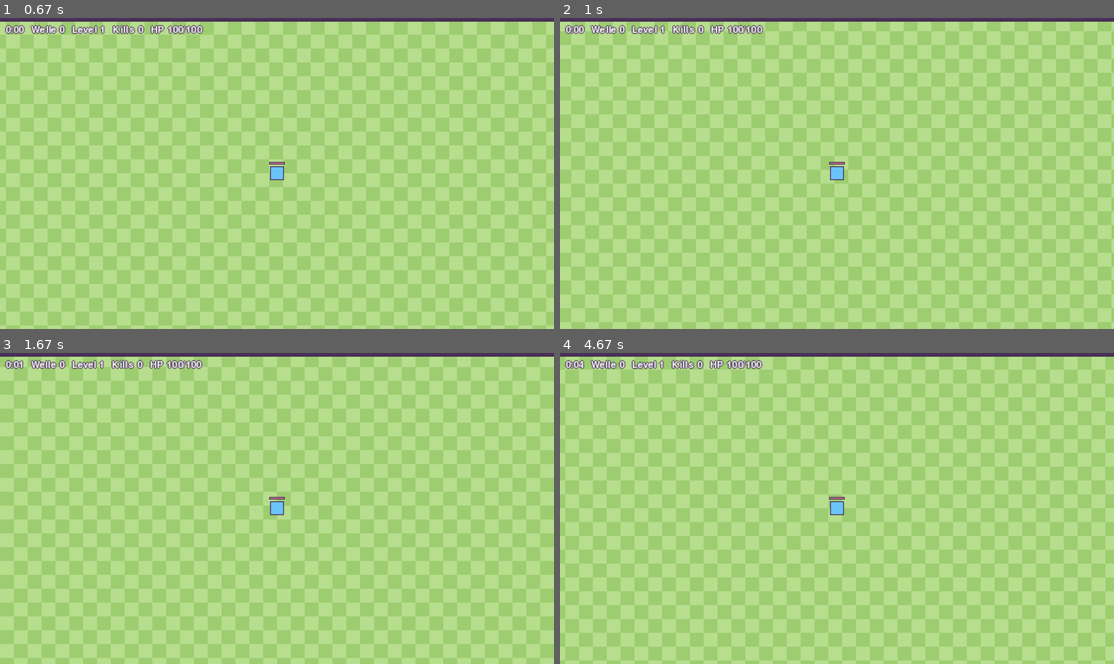
Above: before the commit, frames 1-4 (two rows, left to right).
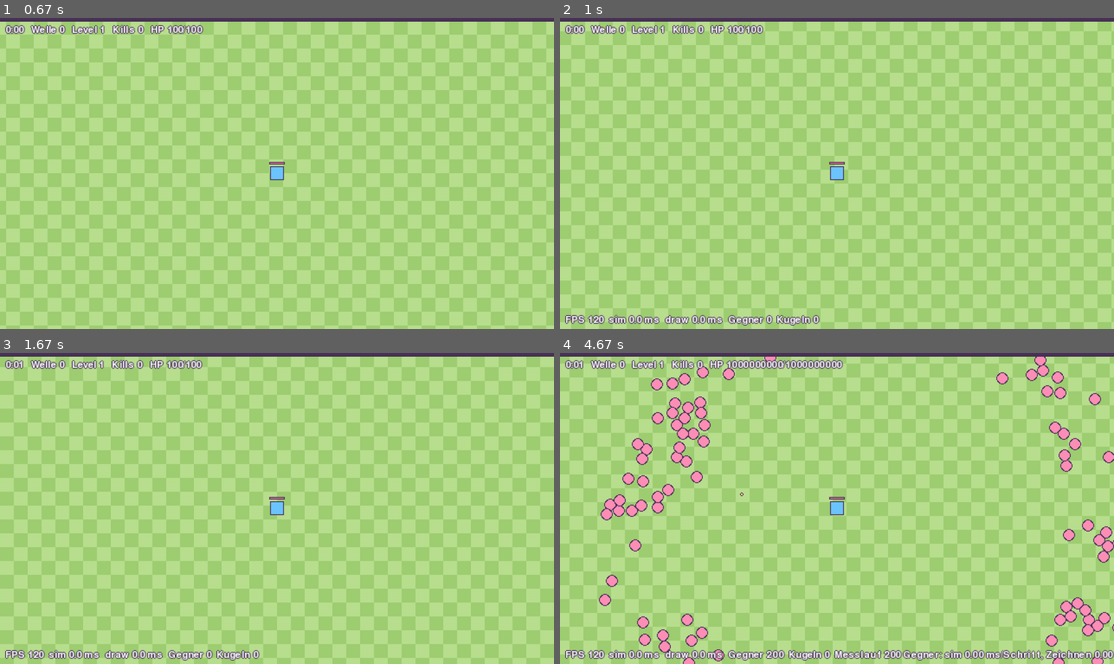
Above: after the commit, the same moments.

Repository: hannes-vnz/last_bean_standing
Game: pygame game, started from src/lastbean/__main__.py
Two runs of this game, one before a commit and one after it. Both use one fixed random seed, a clock stepped at 60 frames per second and the inputs below.
Inputs:
- Up to frame 1 (0.67 s): hold Right from 0.33 s (still down)
- Up to frame 2 (1 s): release Right at 0.8 s; hold F3 from 0.83 s (still down); hold Up from 0.83 s (still down)
- Up to frame 3 (1.67 s): release F3 at 1.13 s; release Up at 1.13 s; hold Up 1.17-1.47 s; hold Right from 1.5 s (still down)
- Up to frame 4 (4.67 s): release Right at 1.97 s; hold F5 2-2.53 s; hold Left 2-2.53 s; hold Left 2.57-3.1 s; hold Down 3.13-3.43 s; hold F4 3.47-3.87 s; hold Left 3.47-3.87 s; hold Left 3.9-4.3 s; hold Up from 4.33 s (still down)

Frame 1 is identical in both runs. In frame 2, 1.0% of the frame differs, in the area x 0-47%, y 95-100%; in frame 3, 1.0%; in frame 4, 46%, in the area x 0-100%, y 1-100%.

Commit message:
Web early test: pygbag build script, browser entry, timing overlay and benchmark keys, GitHub Pages workflow

Diff:
--- a/pyproject.toml
+++ b/pyproject.toml
@@ -13,6 +13,7 @@
 
 [project.optional-dependencies]
 dev = ["pytest>=8", "ruff>=0.5"]
+web = ["pygbag==0.9.3"]
 
 [project.scripts]
 lastbean = "lastbean.__main__:main"
--- a/src/lastbean/app.py
+++ b/src/lastbean/app.py
@@ -1,12 +1,18 @@
 """Game window and main loop.
 
 Fixed simulation step of 1/60 s with an accumulator; rendering runs once per frame.
-The loop is async with `await asyncio.sleep(0)` so it can later run in the browser (pygbag).
+The loop is async with `await asyncio.sleep(0)` so it also runs in the browser (pygbag).
+
+Debug keys: F3 shows frame timings, F4 switches to a stress test (200 enemies, player cannot die),
+F5 runs a synchronous benchmark (independent of the browser frame rate) and shows the result with F3.
 """
 
 from __future__ import annotations
 
 import asyncio
+import dataclasses
+import sys
+import time
 
 import pygame
 
@@ -15,6 +21,8 @@
 from .sim import DT, PlayerInput, World, WorldConfig
 
 MAX_STEPS_PER_FRAME = 5  # avoid the spiral of death after a stall
+WEB = sys.platform == "emscripten"
+STRESS_ENEMIES = 200
 
 
 def read_input(player_id: int = 0) -> PlayerInput:
@@ -37,42 +45,114 @@
     return None
 
 
+def benchmark(content, renderer: Renderer, enemies: int = STRESS_ENEMIES, ticks: int = 600) -> str:
+    """Simulate `ticks` steps with `enemies` alive and draw 120 frames; report ms per step and per frame."""
+    world = World(1, stress_config(WorldConfig.from_content(content), enemies))
+    for _ in range(180):  # fill the arena first
+        world.step([PlayerInput(0, choice=0)])
+    t0 = time.perf_counter()
+    for i in range(ticks):
+        world.step([PlayerInput(0, 1 if (i // 60) % 2 else -1, 0, choice=0)])
+    sim = (time.perf_counter() - t0) / ticks
+    t1 = time.perf_counter()
+    for _ in range(120):
+        renderer.draw(world.snapshot())
+    draw = (time.perf_counter() - t1) / 120
+    return f"Messlauf {len(world.enemies)} Gegner: sim {sim * 1000:.2f} ms/Schritt, Zeichnen {draw * 1000:.2f} ms/Bild"
+
+
+def stress_config(config: WorldConfig, enemies: int = STRESS_ENEMIES) -> WorldConfig:
+    immortal = dataclasses.replace(config.character, hp=10**9)
+    return dataclasses.replace(config, character=immortal, enemy_target=enemies)
+
+
+class FrameTimer:
+    """Rolling averages of simulation time, drawing time and frame time, for the F3 overlay."""
+
+    def __init__(self, n: int = 60) -> None:
+        self.n = n
+        self.samples: dict[str, list[float]] = {"sim": [], "draw": [], "frame": []}
+
+    def add(self, **values: float) -> None:
+        for key, v in values.items():
+            lst = self.samples[key]
+            lst.append(v)
+            if len(lst) > self.n:
+                lst.pop(0)
+
+    def ms(self, key: str) -> float:
+        lst = self.samples[key]
+        return 1000 * sum(lst) / max(1, len(lst))
+
+    def text(self, world: World) -> str:
+        frame = self.ms("frame")
+        fps = 1000 / frame if frame > 0 else 0
+        return (
+            f"FPS {fps:.0f}  sim {self.ms('sim'):.1f} ms  draw {self.ms('draw'):.1f} ms  "
+            f"Gegner {len(world.enemies)}  Kugeln {len(world.orbs)}"
+        )
+
+
 async def run(seed: int = 1, max_frames: int | None = None) -> World:
     """Open the window and play. `max_frames` stops after that many frames (smoke tests)."""
     content = load_content()
     pygame.init()
     pygame.display.set_caption("Last Bean Standing")
-    window = pygame.display.set_mode((CANVAS_W * 2, CANVAS_H * 2), pygame.RESIZABLE)
+    window = pygame.display.set_mode((CANVAS_W * 2, CANVAS_H * 2), 0 if WEB else pygame.RESIZABLE)
     renderer = Renderer(content)
-    config = WorldConfig.from_content(content)
+    normal = WorldConfig.from_content(content)
+    config = normal
     world = World(seed, config)
     clock = pygame.time.Clock()
+    timer, show_timings, bench_result = FrameTimer(), False, ""
     acc, frames, running, choice = 0.0, 0, True, None
+    last = time.perf_counter()
     try:
         while running:
             for event in pygame.event.get():
-                if event.type == pygame.QUIT or (event.type == pygame.KEYDOWN and event.key == pygame.K_ESCAPE):
+                if event.type == pygame.QUIT or (
+                    not WEB and event.type == pygame.KEYDOWN and event.key == pygame.K_ESCAPE
+                ):
                     running = False
-                elif event.type == pygame.KEYDOWN and event.key == pygame.K_r and world.over:
+                elif event.type != pygame.KEYDOWN:
+                    continue
+                elif event.key == pygame.K_F3:
+                    show_timings = not show_timings
+                elif event.key == pygame.K_F5:
+                    bench_result = benchmark(content, renderer)
+                    print(bench_result)
+                    show_timings, last = True, time.perf_counter()
+                elif event.key == pygame.K_F4:
+                    config = normal if config is not normal else stress_config(normal)
+                    world, acc = World(seed, config), 0.0
+                elif event.key == pygame.K_r and world.over:
                     seed += 1
                     world, acc = World(seed, config), 0.0
-                elif event.type == pygame.KEYDOWN and world.paused:
+                elif world.paused:
                     choice = card_choice(event.key, renderer)
-            acc += min(clock.tick(120) / 1000.0, DT * MAX_STEPS_PER_FRAME)
+            acc += min(clock.tick(60 if WEB else 120) / 1000.0, DT * MAX_STEPS_PER_FRAME)
+            t0 = time.perf_counter()
             if world.paused:
                 acc = 0.0
                 if choice is not None:
                     world.step([PlayerInput(0, choice=choice)])
                     renderer.selected = 0
+                elif config is not normal:
+                    world.step([PlayerInput(0, choice=0)])  # stress test picks automatically
             else:
                 inputs = [read_input(0)]
                 while acc >= DT and not world.paused:
                     world.step(inputs)
                     acc -= DT
             choice = None
-            renderer.draw(world.snapshot())
+            t1 = time.perf_counter()
+            debug = f"{timer.text(world)}  {bench_result}" if show_timings else None
+            renderer.draw(world.snapshot(), debug=debug)
             renderer.present(window)
             pygame.display.flip()
+            t2 = time.perf_counter()
+            timer.add(sim=t1 - t0, draw=t2 - t1, frame=t2 - last)
+            last = t2
             frames += 1
             if max_frames is not None and frames >= max_frames:
                 running = False
--- a/src/lastbean/data/loader.py
+++ b/src/lastbean/data/loader.py
@@ -35,7 +35,17 @@
     WorkshopItem,
 )
 
-DATA_DIR = Path(__file__).resolve().parents[3] / "data"
+
+def _find_data_dir() -> Path:
+    """`data/` next to `src/` in the repo, or next to the `lastbean` package in the web build."""
+    here = Path(__file__).resolve()
+    for base in (here.parents[3], here.parents[2]):
+        if (base / "data" / "balance.json").is_file():
+            return base / "data"
+    return here.parents[3] / "data"
+
+
+DATA_DIR = _find_data_dir()
 DATA_FILES = (
     "balance", "biomes", "bosses", "challenges", "characters", "elite", "mobs",
     "modes", "shop", "shrines", "skins", "style", "swarm", "upgrades",
--- a/src/lastbean/render/renderer.py
+++ b/src/lastbean/render/renderer.py
@@ -64,7 +64,7 @@
         self.font = pygame.font.Font(None, 16)
         self.big_font = pygame.font.Font(None, 32)
 
-    def draw(self, snap: Snapshot, focus_player: int = 0) -> pygame.Surface:
+    def draw(self, snap: Snapshot, focus_player: int = 0, debug: str | None = None) -> pygame.Surface:
         c = self.canvas
         c.fill(self.void)
         focus = next((p for p in snap.players if p.player_id == focus_player), snap.players[0])
@@ -112,6 +112,8 @@
                 c.set_at((sx, sy), self.shot_core)
 
         self._draw_hud(snap, focus)
+        if debug:
+            self._text(debug, (6, CANVAS_H - 16))
         if focus.offer and not snap.over:
             self._draw_offer(focus)
         if snap.over:
--- /dev/null
+++ b/tools/build_web.py
@@ -0,0 +1,44 @@
+"""Build the browser version with pygbag.
+
+Usage: python tools/build_web.py [--serve]
+Stages web/main.py, src/lastbean and data/ in build/web-src and runs pygbag there.
+The result is build/web-src/build/web (index.html plus the packed game), ready for GitHub Pages.
+`--serve` starts pygbag's local test server on http://localhost:8000 instead of only building.
+"""
+
+from __future__ import annotations
+
+import argparse
+import shutil
+import subprocess
+import sys
+from pathlib import Path
+
+ROOT = Path(__file__).resolve().parents[1]
+STAGE = ROOT / "build" / "web-src"
+
+
+def stage() -> None:
+    if STAGE.exists():
+        shutil.rmtree(STAGE)
+    STAGE.mkdir(parents=True)
+    shutil.copy(ROOT / "web" / "main.py", STAGE / "main.py")
+    ignore = shutil.ignore_patterns("__pycache__", "*.pyc")
+    shutil.copytree(ROOT / "src" / "lastbean", STAGE / "lastbean", ignore=ignore)
+    shutil.copytree(ROOT / "data", STAGE / "data", ignore=ignore)
+    # Optional extras (RL, bots) stay out of the web build when they grow dependencies.
+
+
+def main() -> None:
+    ap = argparse.ArgumentParser()
+    ap.add_argument("--serve", action="store_true")
+    args = ap.parse_args()
+    stage()
+    cmd = [sys.executable, "-m", "pygbag", "--title", "Last Bean Standing"]
+    cmd += [] if args.serve else ["--build"]
+    subprocess.run([*cmd, str(STAGE)], check=True, cwd=ROOT)
+    print("web build:", STAGE / "build" / "web")
+
+
+if __name__ == "__main__":
+    main()
--- /dev/null
+++ b/web/main.py
@@ -0,0 +1,9 @@
+"""Browser entry point for pygbag. `python tools/build_web.py` copies this next to the package and data."""
+
+import asyncio
+
+import pygame  # noqa: F401  pygbag only loads pygame when main.py imports it directly
+
+from lastbean.app import run
+
+asyncio.run(run())
Not shown, changed: Makefile
Not shown, changed: README.md
Not shown, added: .github/workflows/pages.yml
Not shown, changed: .gitignore
Not shown, changed: CLAUDE.md
